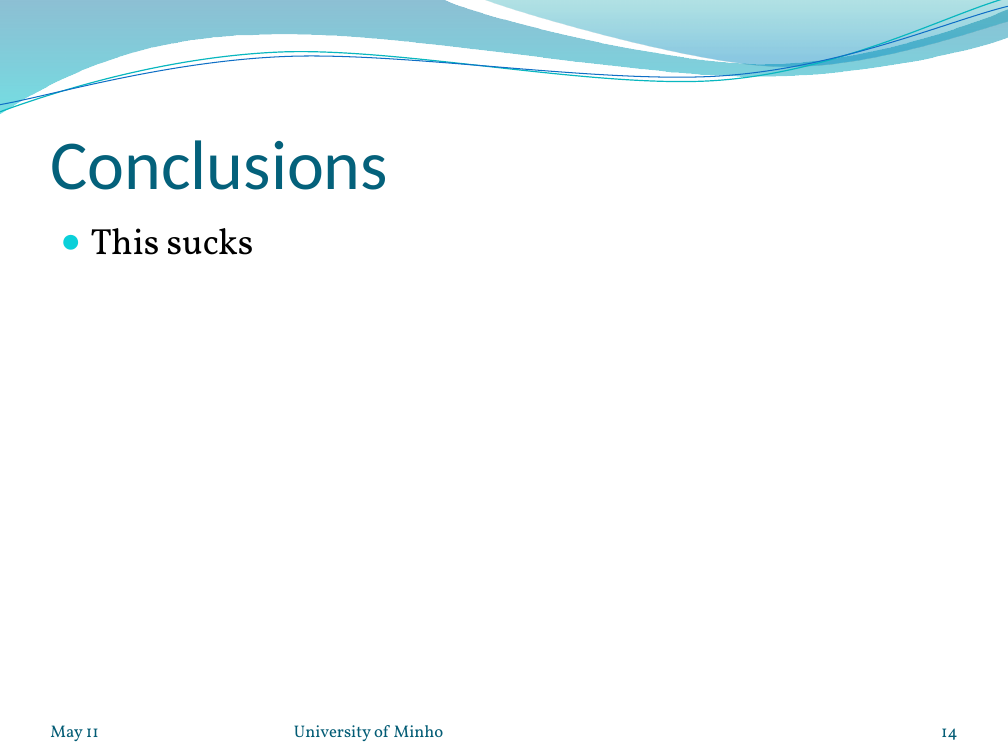
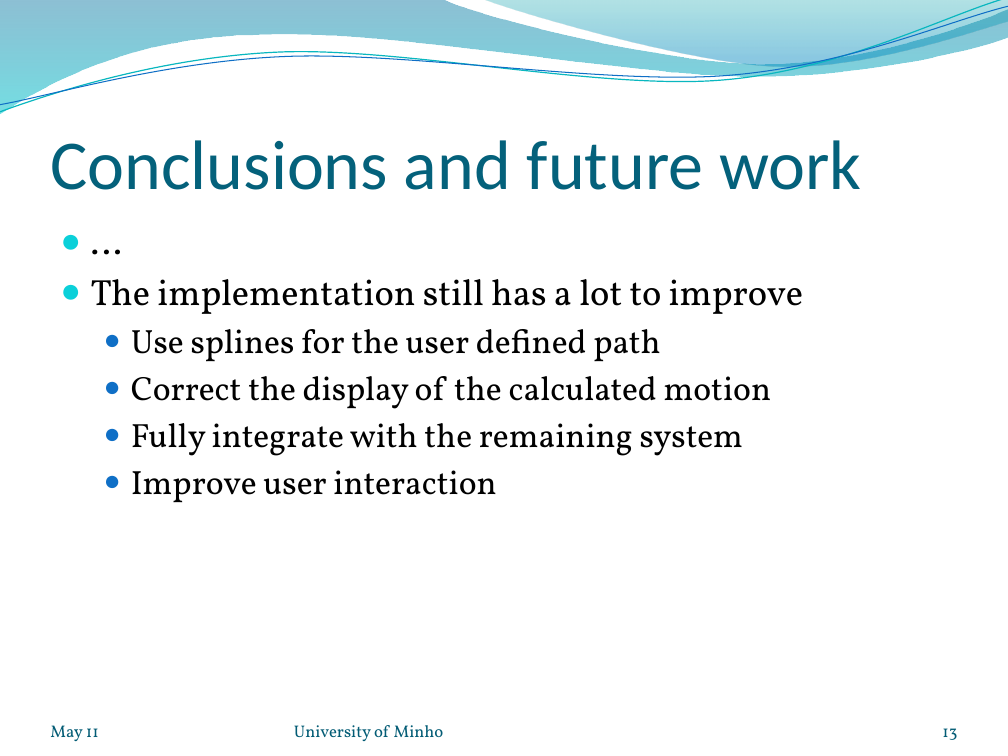
Before and after one commit to nunosilva800/Motion-Graphs, a slide deck: slide 13 of relatorio/motion_graphs_presentation.pptx (slide 14 before the commit). Drawn at 1008x756 pixels with LibreOffice and Linux fonts; fonts in the diff are those of the drawing; background and template pictures are left out. Boxes give left, top, right and bottom in pixels: in the first picture for what was removed or moved away, otherwise in the second. Text is boxed around its words. In the diff, an @@ line names an element or a change of style, - is before the commit and + after.

```diff
--- a/relatorio/motion_graphs_presentation.pptx
+++ b/relatorio/motion_graphs_presentation.pptx
@@ title at [50,140,861,190]: text changed @@
-Conclusions
+Conclusions and future work
@@ text at [91,279,803,503]: text changed; size 26 to 24 pt @@
-● This sucks
+● …
+● The implementation still has a lot to improve
+  ● Use splines for the user defined path
+  ● Correct the display of the calculated motion
+  ● Fully integrate with the remaining system
+  ● Improve user interaction
@@ page number at [942,728,957,740]: text changed @@
-14
+13
```
Also in this commit, not shown: 6 other slides changed, 1 slide removed.
